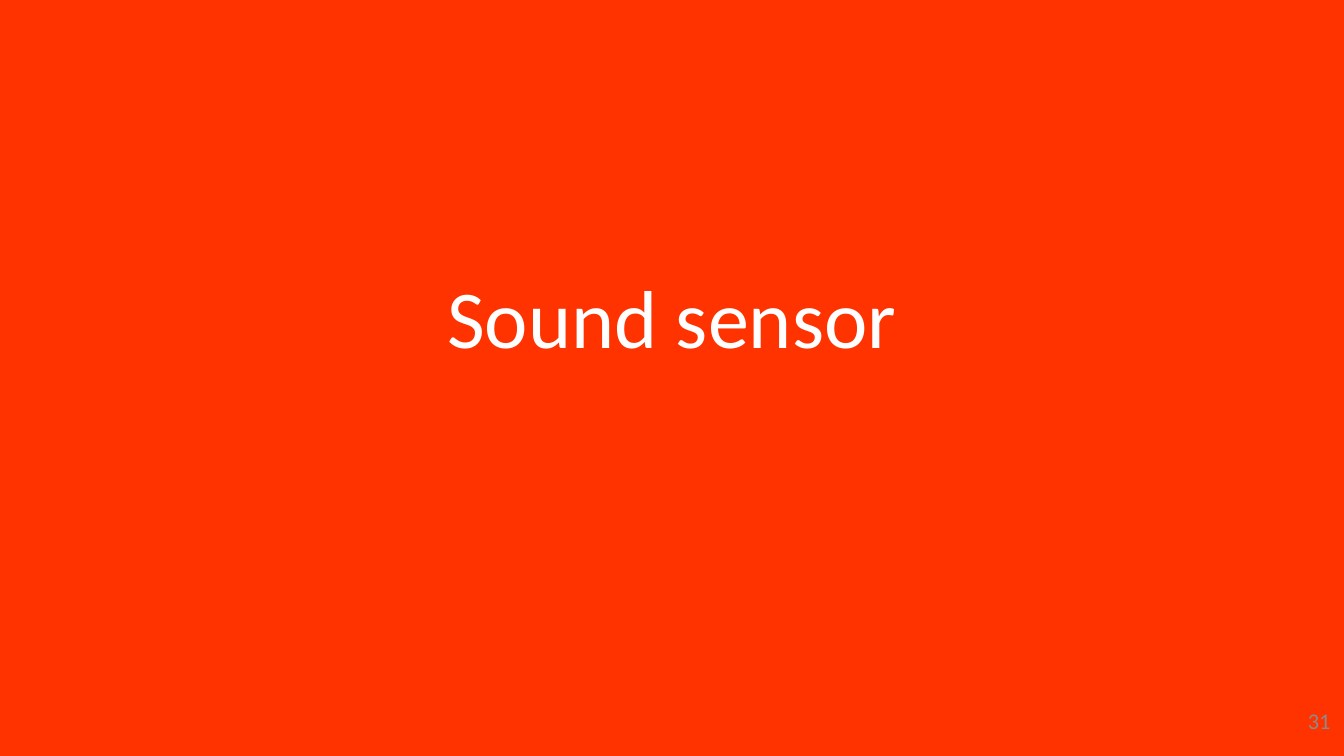
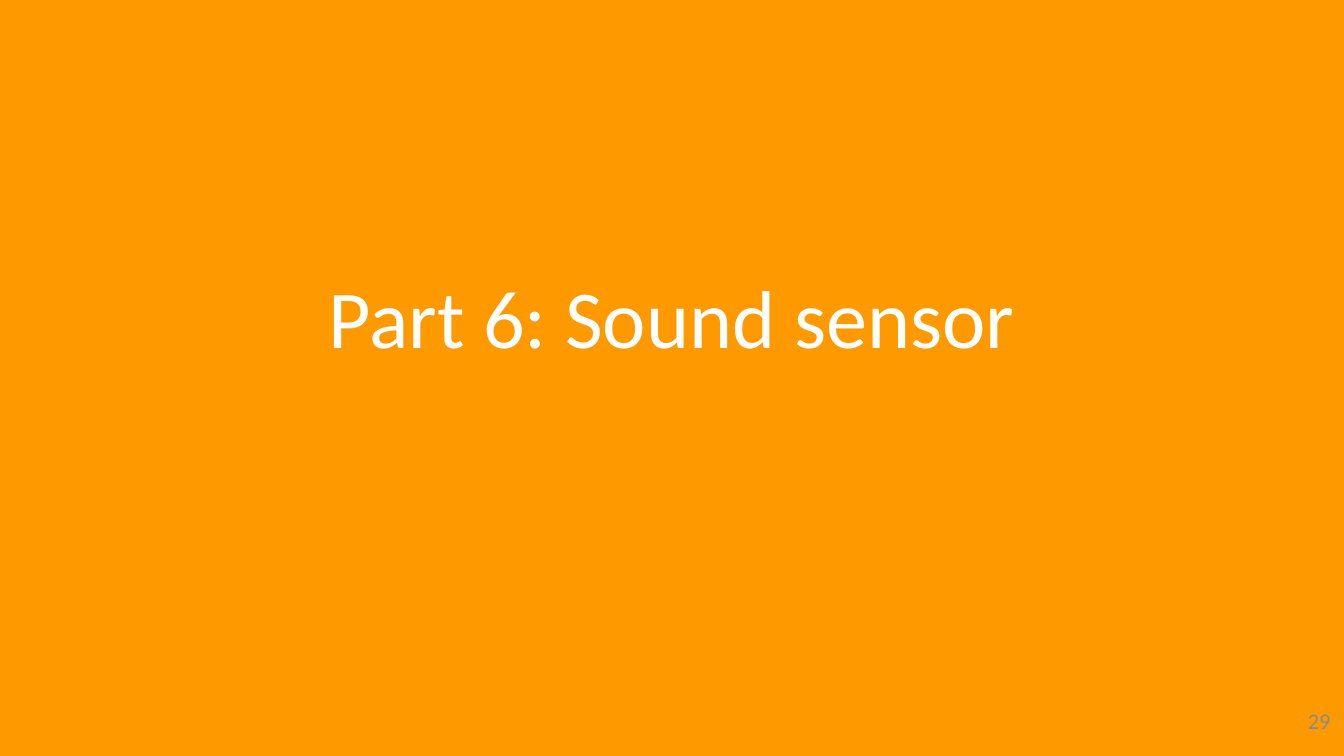
Before and after one commit to hansdejongehv/scratchClient-Tutorials, a slide deck: slide 29 of scratchClientTutorial/UK---English/UK - 3 - scratchCl Advanced Tutorial.pptx (slide 31 before the commit). Drawn at 1344x756 pixels with LibreOffice and Linux fonts; fonts in the diff are those of the drawing. Boxes give left, top, right and bottom in pixels: in the first picture for what was removed or moved away, otherwise in the second. Text is boxed around its words. In the diff, an @@ line names an element or a change of style, - is before the commit and + after.

```diff
--- a/scratchClientTutorial/UK---English/UK - 3 - scratchCl Advanced Tutorial.pptx
+++ b/scratchClientTutorial/UK---English/UK - 3 - scratchCl Advanced Tutorial.pptx
@@ background #FF3300 to #FF9900 @@
@@ title at box(329, 291, 1014, 349): text changed @@
-Sound sensor
+Part 6: Sound sensor
@@ page number at box(1308, 714, 1331, 729): text changed @@
-31
+29
```
Also in this commit, not shown: 20 other slides changed, 2 slides removed, 41 other files.
